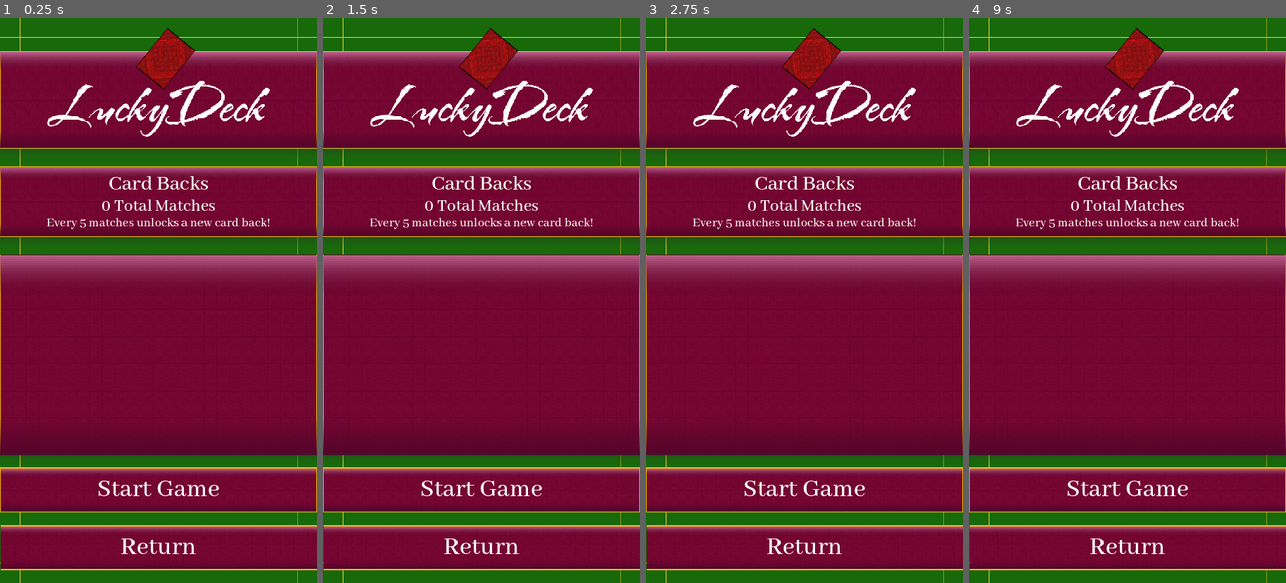
Above: before the commit, frames 1-4 (left to right).
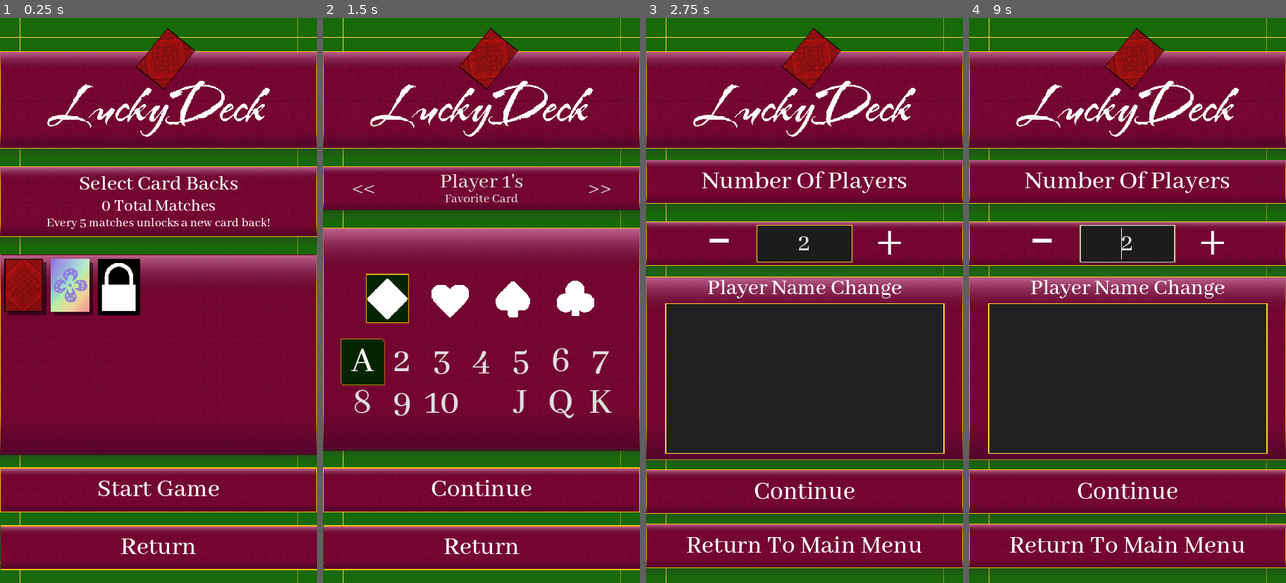
Above: after the commit, the same moments.

Repository: Yavuz7/LuckyDeck
Game: Godot game, scene res://Menus/player_card_back_selection.tscn
The game is run twice, just before and just after one commit, with the same random seed, the same clock (stepped at 60 frames per second) and the same inputs. This scene is started directly instead of the project's main scene.
Inputs (mouse positions are in pixels of both pictures, inside the frame that each line leads up to):
- Up to frame 1 (0.25 s): no input
- Up to frame 2 (1.5 s): click (348, 289) at 0.52 s; click "Return" at 1.25 s
- Up to frame 3 (2.75 s): click "Return" at 2 s
- Up to frame 4 (9 s): click (1127, 492) at 2.75 s, where only the run before the commit has a clickable "Start Game"; click (1127, 492) at 3.5 s, where only the run before the commit has a clickable "Start Game"; click (1127, 492) at 4.25 s, where only the run after the commit has a clickable "Continue"; click (1127, 492) at 5 s, where only the run after the commit has a clickable "Continue"; click (1127, 102) at 5.75 s; click (1127, 198) at 6.52 s; click (1127, 181) at 7.25 s, where only the run after the commit has a clickable "Number Of Players"; click (1127, 351) at 8.02 s; click (1127, 244) at 8.77 s

The runs differ from the first frame. In frame 1, 4.5% of the frame differs, in the area x 1-75%, y 28-53%; in frame 2, 19%; in frame 3, 47%, in the area x 0-100%, y 25-99%; in frame 4, 47%.
Error in both runs: Invalid access to property or key 'AudioSettings' on a base object of type 'Nil'. (res://Scripts/saveManager.gd:10)

Commit message:
Added locked card back, and started working on instance

Diff:
--- a/Menus/player_card_back_selection.gd
+++ b/Menus/player_card_back_selection.gd
@@ -1,7 +1,18 @@
 extends Panel
 
-@onready var cardBacks = $mainLayoutCredits/SelectionBox/cardSelection/CardBacks
+@onready var cardBacks = $mainLayoutCredits/SelectionBox/cardSelection/MarginContainer/CardBacks
 
 # Called when the node enters the scene tree for the first time.
 func _ready():
 	pass # Replace with function body.
+
+
+func _on_return_button_pressed():
+	get_parent().call_deferred("add_child",load("res://Menus/player_favorite_card_menu.tscn").instantiate())
+	self.queue_free()
+	pass # Replace with function body.
+
+
+func _on_start_game_pressed():
+	get_parent().call_deferred("add_child",load("res://Menus/Game.tscn").instantiate())
+	self.queue_free()
--- a/Menus/player_card_back_selection.tscn
+++ b/Menus/player_card_back_selection.tscn
@@ -1,10 +1,14 @@
-[gd_scene load_steps=9 format=3 uid="uid://lcievqvnw8xh"]
+[gd_scene load_steps=13 format=3 uid="uid://lcievqvnw8xh"]
 
 [ext_resource type="Script" path="res://Menus/player_card_back_selection.gd" id="1_4qlhi"]
 [ext_resource type="Texture2D" uid="uid://bd3eeolp5h22g" path="res://assets/Images/rectangleborderyellow.svg" id="4_whssx"]
 [ext_resource type="PackedScene" uid="uid://cvgijvugy7wxe" path="res://assets/button_scene.tscn" id="5_pc7gh"]
+[ext_resource type="Texture2D" uid="uid://d3ijyo2y0hsjr" path="res://assets/Images/cardBacks/cb000.png" id="6_hf1rc"]
 [ext_resource type="Texture2D" uid="uid://bgmppv2cfhcf6" path="res://assets/Images/luckydecklogo.png" id="6_r8u8g"]
+[ext_resource type="Texture2D" uid="uid://cmqjr1sx1ksgd" path="res://assets/Images/cardBacks/cb001.png" id="7_5ox5g"]
 [ext_resource type="Texture2D" uid="uid://dpqbxplhq7uc" path="res://assets/Images/bigArea.png" id="7_hwia6"]
+[ext_resource type="Texture2D" uid="uid://ckq0ks71ikr7m" path="res://assets/Images/lockedCard.png" id="7_s1p5k"]
+[ext_resource type="Texture2D" uid="uid://dobfovtta5moh" path="res://assets/Images/cardBacks/cb002.png" id="9_wfex6"]
 [ext_resource type="Theme" uid="uid://brkyelj36ne10" path="res://Scripts/maintheme.tres" id="19_uqi7t"]
 [ext_resource type="Texture2D" uid="uid://bfv4r7hwpte2q" path="res://assets/Images/buttonpattern2.png" id="20_rpoks"]
 [ext_resource type="Texture2D" uid="uid://dsyec6g04gdst" path="res://assets/Images/Buttons/buttonhighlights.svg" id="21_3ifbu"]
@@ -98,7 +102,7 @@
 [node name="Label" type="Label" parent="mainLayoutCredits/SelectionBox/TitleHeading/textBoxes/VBoxContainer"]
 layout_mode = 2
 theme_override_font_sizes/font_size = 50
-text = "Card Backs"
+text = "Select Card Backs"
 horizontal_alignment = 1
 
 [node name="TotalMatchesText" type="Label" parent="mainLayoutCredits/SelectionBox/TitleHeading/textBoxes/VBoxContainer"]
@@ -124,13 +128,43 @@
 [node name="TextureRect" parent="mainLayoutCredits/SelectionBox/cardSelection" index="1"]
 offset_bottom = 5.0
 
-[node name="CardBacks" type="FlowContainer" parent="mainLayoutCredits/SelectionBox/cardSelection"]
-layout_mode = 1
-anchors_preset = -1
-anchor_right = 0.9935
-anchor_bottom = 1.00667
-offset_right = -0.32
-metadata/_edit_use_anchors_ = true
+[node name="MarginContainer" type="MarginContainer" parent="mainLayoutCredits/SelectionBox/cardSelection"]
+layout_mode = 1
+anchors_preset = -1
+anchor_right = 1.00556
+anchor_bottom = 1.00856
+offset_right = -4.0
+offset_bottom = 0.149994
+theme_override_constants/margin_left = 10
+theme_override_constants/margin_top = 10
+theme_override_constants/margin_right = 10
+metadata/_edit_use_anchors_ = true
+
+[node name="CardBacks" type="FlowContainer" parent="mainLayoutCredits/SelectionBox/cardSelection/MarginContainer"]
+layout_mode = 2
+theme_override_constants/h_separation = 10
+theme_override_constants/v_separation = 10
+metadata/_edit_use_anchors_ = true
+
+[node name="cb000" type="TextureButton" parent="mainLayoutCredits/SelectionBox/cardSelection/MarginContainer/CardBacks"]
+layout_mode = 2
+toggle_mode = true
+texture_normal = ExtResource("6_hf1rc")
+texture_disabled = ExtResource("7_s1p5k")
+
+[node name="cb001" type="TextureButton" parent="mainLayoutCredits/SelectionBox/cardSelection/MarginContainer/CardBacks"]
+layout_mode = 2
+toggle_mode = true
+texture_normal = ExtResource("7_5ox5g")
+texture_pressed = ExtResource("7_5ox5g")
+texture_disabled = ExtResource("7_s1p5k")
+
+[node name="cb002" type="TextureButton" parent="mainLayoutCredits/SelectionBox/cardSelection/MarginContainer/CardBacks"]
+layout_mode = 2
+disabled = true
+toggle_mode = true
+texture_normal = ExtResource("9_wfex6")
+texture_disabled = ExtResource("7_s1p5k")
 
 [node name="Start Game" type="Button" parent="."]
 custom_minimum_size = Vector2(0, 100)
@@ -188,7 +222,7 @@
 horizontal_alignment = 1
 vertical_alignment = 1
 
-[node name="ReturnDoubleCheck" type="Button" parent="."]
+[node name="ReturnButton" type="Button" parent="."]
 custom_minimum_size = Vector2(0, 100)
 layout_mode = 1
 anchors_preset = -1
@@ -206,7 +240,7 @@
 expand_icon = true
 metadata/_edit_use_anchors_ = true
 
-[node name="TextureRect2" type="TextureRect" parent="ReturnDoubleCheck"]
+[node name="TextureRect2" type="TextureRect" parent="ReturnButton"]
 layout_mode = 1
 anchors_preset = 15
 anchor_right = 1.0
@@ -218,7 +252,7 @@
 grow_vertical = 2
 texture = ExtResource("20_rpoks")
 
-[node name="TextureRect" type="TextureRect" parent="ReturnDoubleCheck"]
+[node name="TextureRect" type="TextureRect" parent="ReturnButton"]
 layout_mode = 1
 anchors_preset = -1
 anchor_left = 0.001
@@ -235,7 +269,7 @@
 expand_mode = 1
 metadata/_edit_use_anchors_ = true
 
-[node name="Label" type="Label" parent="ReturnDoubleCheck"]
+[node name="Label" type="Label" parent="ReturnButton"]
 layout_mode = 1
 anchors_preset = 15
 anchor_right = 1.0
@@ -247,4 +281,7 @@
 horizontal_alignment = 1
 vertical_alignment = 1
 
+[connection signal="pressed" from="Start Game" to="." method="_on_start_game_pressed"]
+[connection signal="pressed" from="ReturnButton" to="." method="_on_return_button_pressed"]
+
 [editable path="mainLayoutCredits/SelectionBox/cardSelection"]
--- a/Menus/player_favorite_card_menu.tscn
+++ b/Menus/player_favorite_card_menu.tscn
@@ -478,7 +478,7 @@
 anchor_bottom = 1.0
 grow_horizontal = 2
 grow_vertical = 2
-text = "Start Game"
+text = "Continue"
 horizontal_alignment = 1
 vertical_alignment = 1
 
--- a/Scripts/PlayerFavoriteCardMenu.gd
+++ b/Scripts/PlayerFavoriteCardMenu.gd
@@ -2,6 +2,7 @@
 
 @onready var playerDisplay = $mainLayoutCredits/SelectionBox/PlayerHeading/PlayerChange/VBoxContainer/PlayerDisplay
 @onready var returnButton = $ReturnDoubleCheck/Label
+@onready var playerCardBacksSelection = preload("res://Menus/player_card_back_selection.tscn")
 @export var suitSelect: ButtonGroup
 @export var valueSelect: ButtonGroup
 
@@ -57,9 +58,10 @@
 	SoundManager.play_preset(SoundManager.CONTINUE_SOUND)
 	SaveManager.save_game_settings({"favoriteCards": playerFavoriteCards})
 	SaveManager.update_data()
-	get_parent().call_deferred("add_child",load("res://Menus/Game.tscn").instantiate())
+#	get_parent().call_deferred("add_child",load("res://Menus/Game.tscn").instantiate())
+#	self.queue_free()
+	get_parent().add_child(playerCardBacksSelection.instantiate())
 	self.queue_free()
-
 
 
 func _on_back_button_pressed():
Binary file added: assets/Images/lockedCard.png
Not shown, added: assets/Images/lockedCard.png.import
